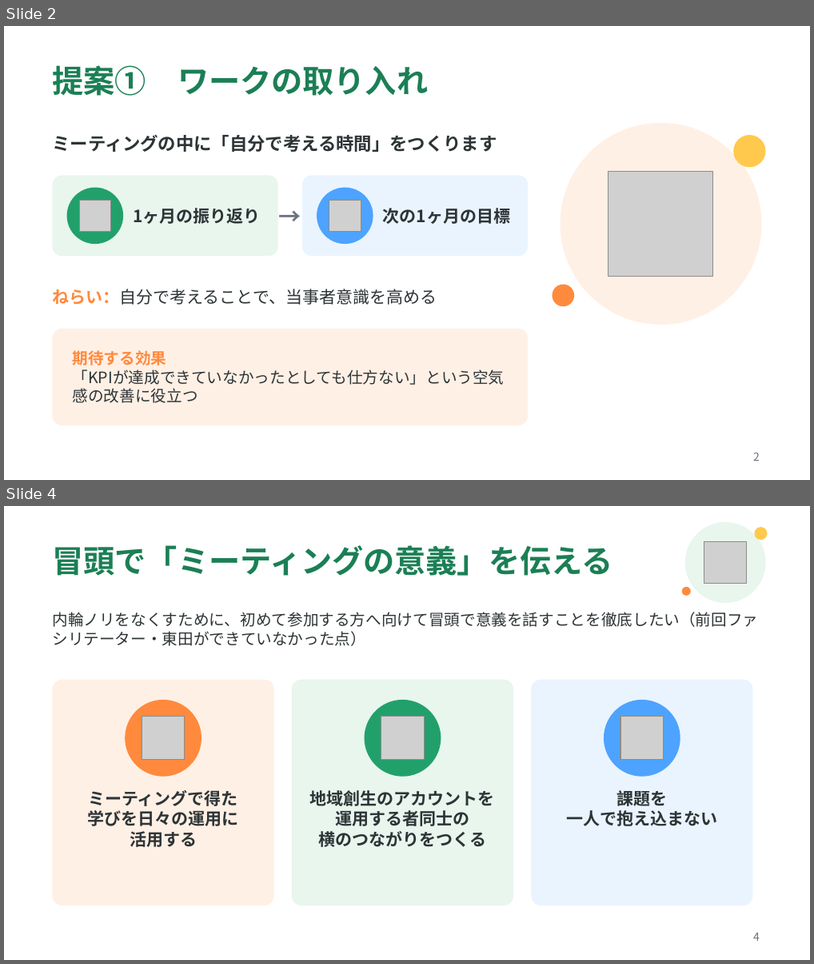
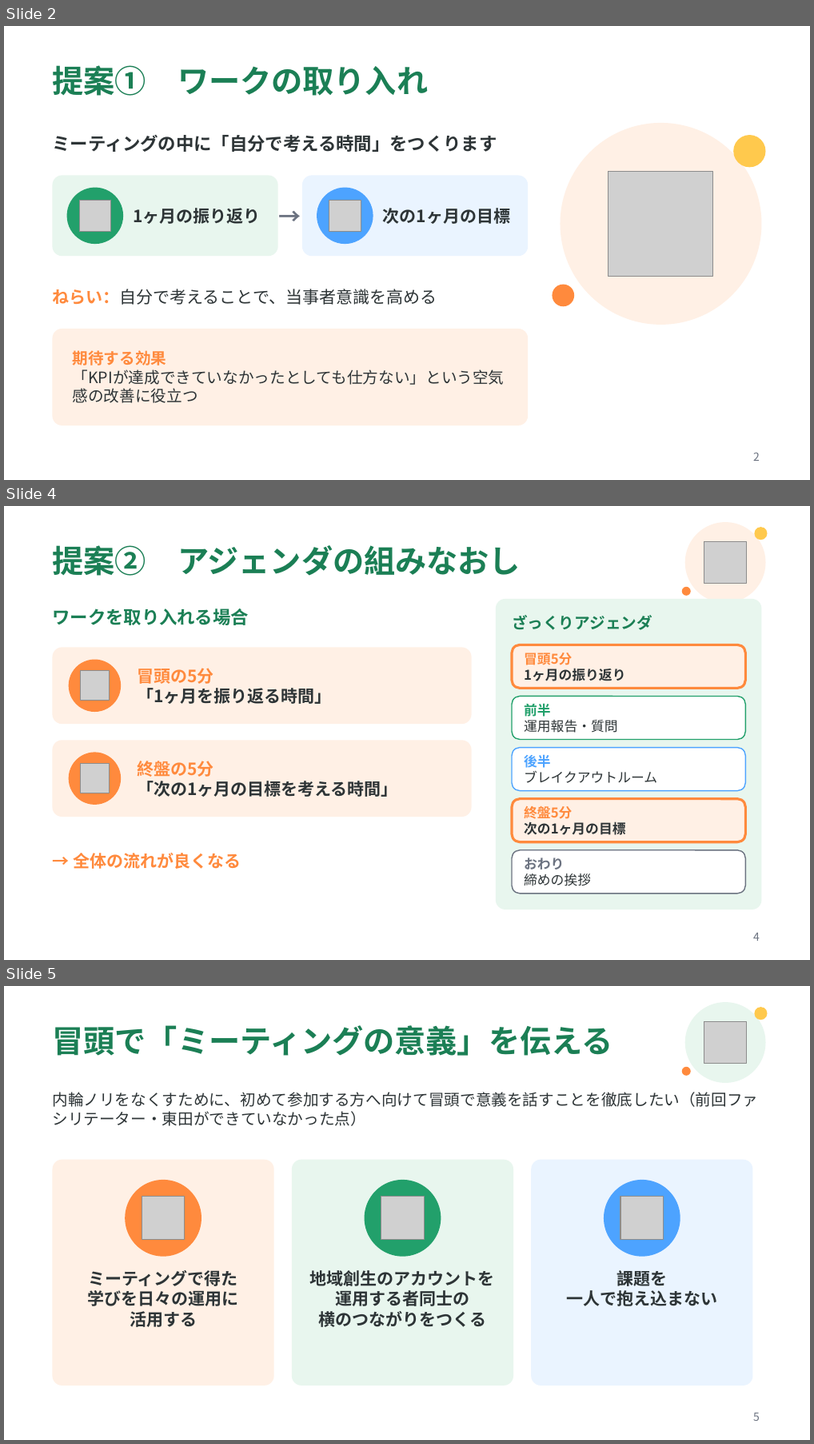
Before and after one commit to gakutopaso-hub/asanosyatyo, a slide deck: secretary/outputs/2026-11-05_全体ミーティング改善提案.pptx. Shown one above the other, each under a label of ours: slides 2 and 4 before the commit, slides 2, 4 and 5 after it; the slides between them are not shown. The pictures are 814x964 and 814x1444 pixels, drawn with LibreOffice and Linux fonts; fonts in the diff are those of the drawing; grey boxes stand for pictures. Boxes give left, top, right and bottom in pixels: in the first picture for what was removed or moved away, otherwise in the second. Text is boxed around its words. In the diff, an @@ line names an element or a change of style, - is before the commit and + after.

```diff
--- a/secretary/outputs/2026-11-05_全体ミーティング改善提案.pptx
+++ b/secretary/outputs/2026-11-05_全体ミーティング改善提案.pptx
@@ slide 4 added at (4,506,810,960), background #FFFFFF @@
@@ ellipse added at (686,522,766,603), fill #FFF0E5 @@
@@ ellipse added at (754,527,768,540), fill #FFC94D @@
@@ title added at (52,545,521,576), 28 pt, text #1B7F55, bold @@
+提案② アジェンダの組みなおし
@@ picture added at (705,541,746,584) @@
@@ rounded rectangle added at (496,599,762,909), fill #E8F6EE @@
@@ ellipse added at (682,587,691,596), fill #FF8A3D @@
@@ text added at (52,608,249,625), 16 pt, text #1B7F55, bold @@
+ワークを取り入れる場合
@@ text added at (512,615,653,630), 14 pt, text #1B7F55, bold @@
+ざっくりアジェンダ
@@ rounded rectangle added at (52,647,472,724), fill #FFF0E5 @@
@@ rounded rectangle added at (512,644,746,688), fill #FFF0E5, outline #FF8A3D 2.25 pt @@
@@ ellipse added at (69,660,121,712), fill #FF8A3D @@
@@ picture added at (80,671,109,700) @@
@@ text added at (137,668,331,704), 15 pt, text #2D3436, bold @@
+冒頭の5分
+「1ヶ月を振り返る時間」
@@ text added at (524,652,626,681), 12 pt, text #2D3436, bold @@
+冒頭5分
+1ヶ月の振り返り
@@ rounded rectangle added at (512,696,746,740), fill #FFFFFF, outline #22A06B 1 pt @@
@@ text added at (524,703,618,732), 12 pt, text #2D3436 @@
+前半
+運用報告・質問
@@ rounded rectangle added at (52,740,472,816), fill #FFF0E5 @@
@@ ellipse added at (69,752,121,804), fill #FF8A3D @@
@@ picture added at (80,764,109,792) @@
@@ text added at (137,760,398,796), 15 pt, text #2D3436, bold @@
+終盤の5分
+「次の1ヶ月の目標を考える時間」
@@ rounded rectangle added at (512,747,746,791), fill #FFFFFF, outline #4DA3FF 1 pt @@
@@ text added at (524,754,658,783), 12 pt, text #2D3436 @@
+後半
+ブレイクアウトルーム
@@ rounded rectangle added at (512,799,746,842), fill #FFF0E5, outline #FF8A3D 2.25 pt @@
@@ text added at (524,806,626,835), 12 pt, text #2D3436, bold @@
+終盤5分
+次の1ヶ月の目標
@@ text added at (73,852,241,868), 15 pt, text #FF8A3D, bold @@
+→ 全体の流れが良くなる
@@ rounded rectangle added at (512,849,746,893), fill #FFFFFF, outline #6B7280 1 pt @@
@@ text added at (524,857,591,886), 12 pt, text #2D3436 @@
+おわり
+締めの挨拶
@@ page number added at (754,932,760,940), 10 pt, text #6B7280 @@
+4
@@ what was slide 4 is now slide 5 @@
@@ page number at (754,1412,760,1420): text changed @@
-4
+5
```
Also in this commit, not shown: 1 slide changed.
